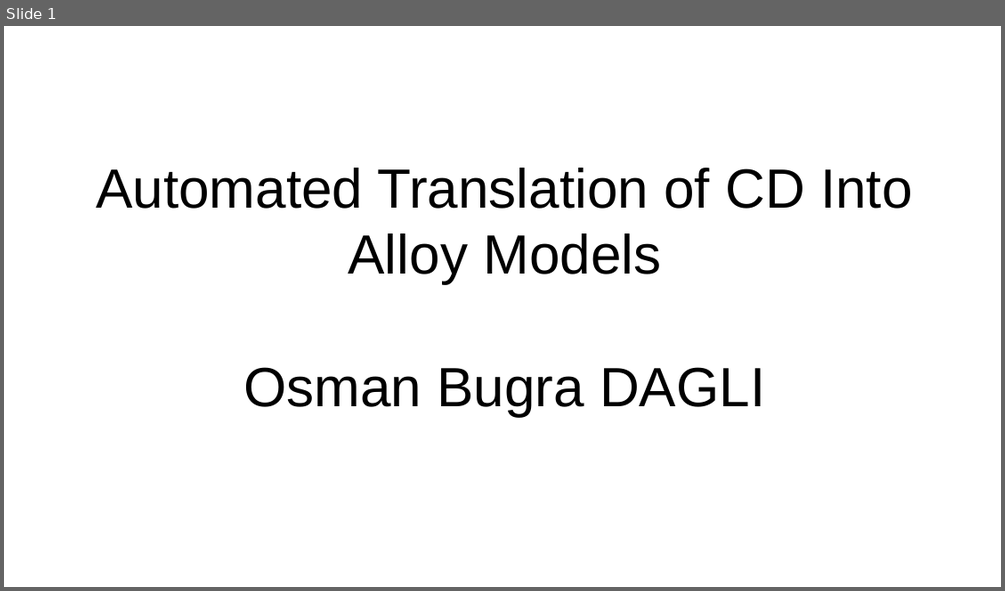
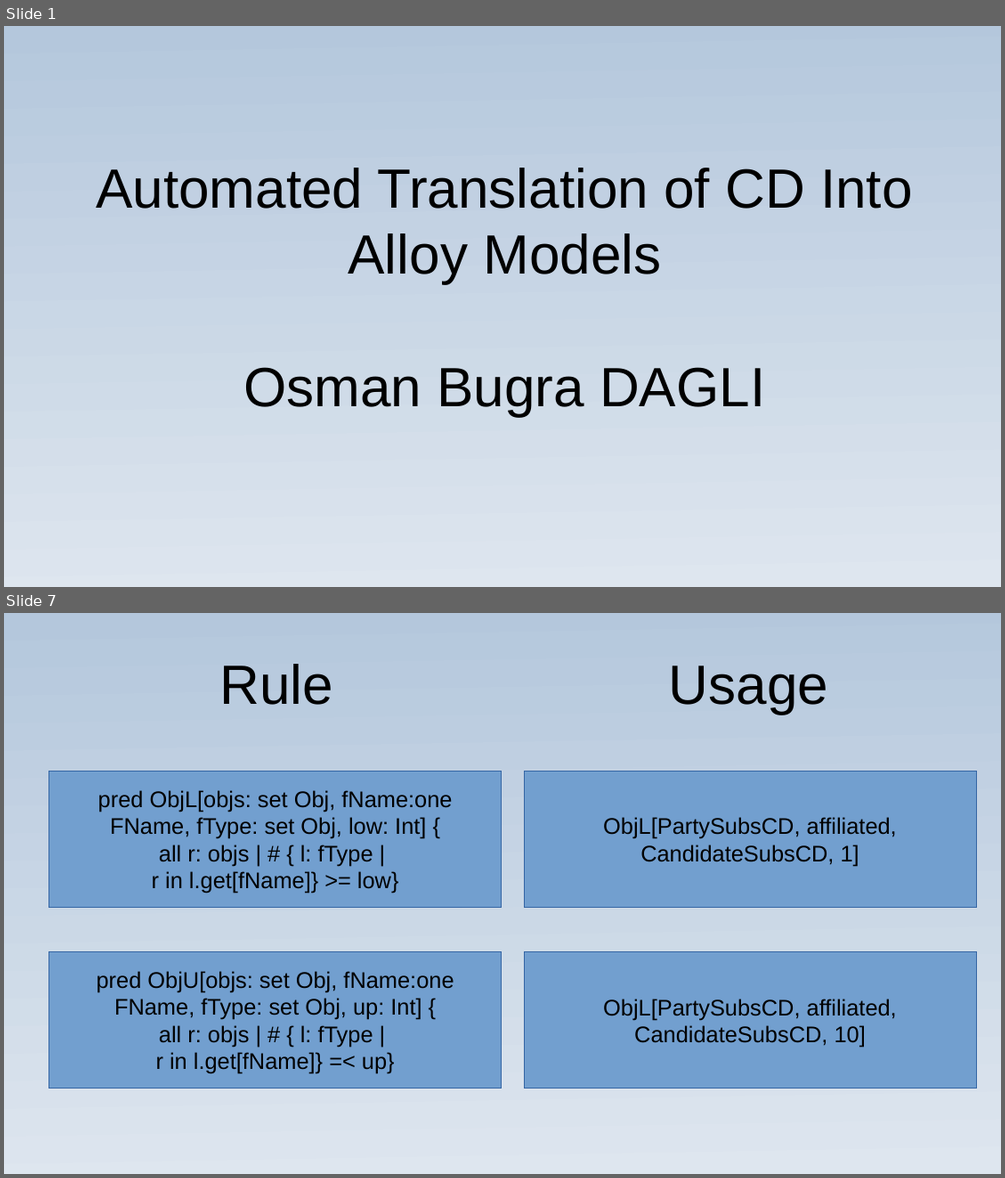
Before and after one commit to osmandagli/cd2alloy, a slide deck: slide/slide.odp. Shown one above the other, each under a label of ours: slide 1 before the commit, slides 1 and 7 after it; the slides between them are not shown. The pictures are 1005x591 and 1005x1178 pixels, drawn with LibreOffice and Linux fonts; fonts in the diff are those of the drawing. Boxes give left, top, right and bottom in pixels: in the first picture for what was removed or moved away, otherwise in the second. Text is boxed around its words. In the diff, an @@ line names an element or a change of style, - is before the commit and + after.

```diff
--- a/slide/slide.odp
+++ b/slide/slide.odp
@@ slide 7 added at [4, 613, 1001, 1174], background gradient #B4C7DC to #DEE6EF @@
@@ title added at [219, 664, 333, 705], 44 pt, text #000000 @@
+Rule
@@ title added at [669, 666, 828, 714], 44 pt, text #000000 @@
+Usage
@@ rectangle added at [49, 771, 502, 907], fill #729FCF, outline #3465A4 0 pt, 18 pt, text #000000 @@
+pred ObjL[objs: set Obj, fName:one FName, fType: set Obj, low: Int] {
+all r: objs | # { l: fType |
+r in l.get[fName]} >= low}
@@ rectangle added at [524, 771, 977, 907], fill #729FCF, outline #3465A4 0 pt, 18 pt, text #000000 @@
+ObjL[PartySubsCD, affiliated, CandidateSubsCD, 1]
@@ rectangle added at [49, 951, 502, 1088], fill #729FCF, outline #3465A4 0 pt, 18 pt, text #000000 @@
+pred ObjU[objs: set Obj, fName:one FName, fType: set Obj, up: Int] {
+all r: objs | # { l: fType |
+r in l.get[fName]} =< up}
@@ rectangle added at [524, 952, 977, 1088], fill #729FCF, outline #3465A4 0 pt, 18 pt, text #000000 @@
+ObjL[PartySubsCD, affiliated, CandidateSubsCD, 10]
@@ slide 1 changed as well @@
@@ background #FFFFFF to gradient #B4C7DC to #DEE6EF @@
```
Also in this commit, not shown: 6 other slides added, 5 slides removed, 12 other files.
